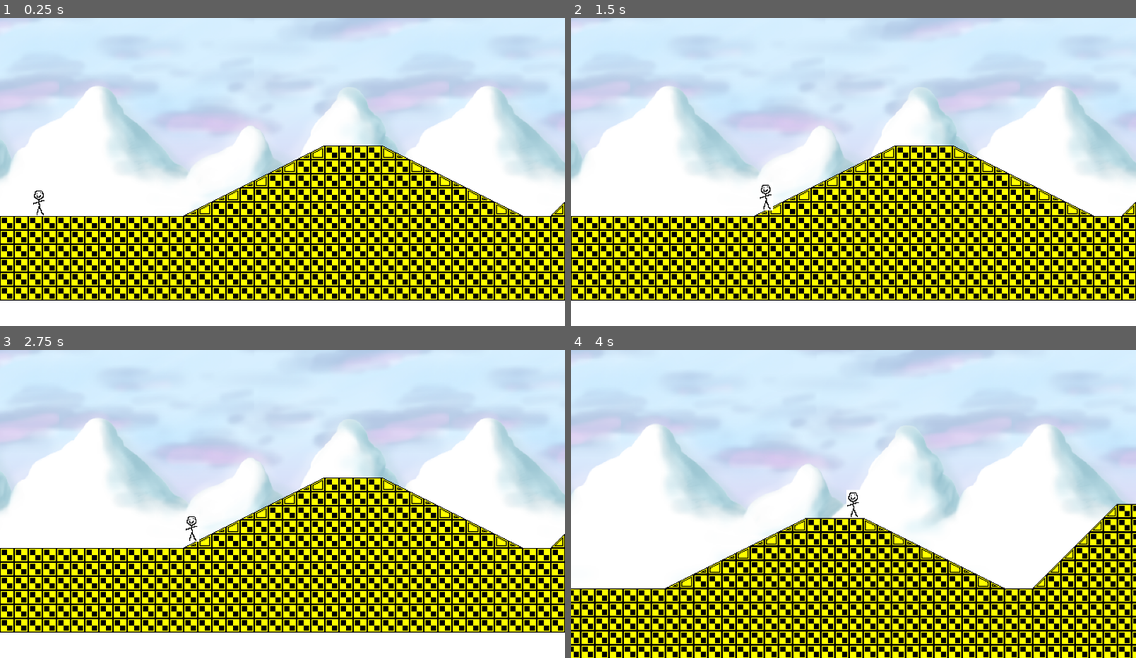
Above: before the commit, frames 1-4 (two rows, left to right).
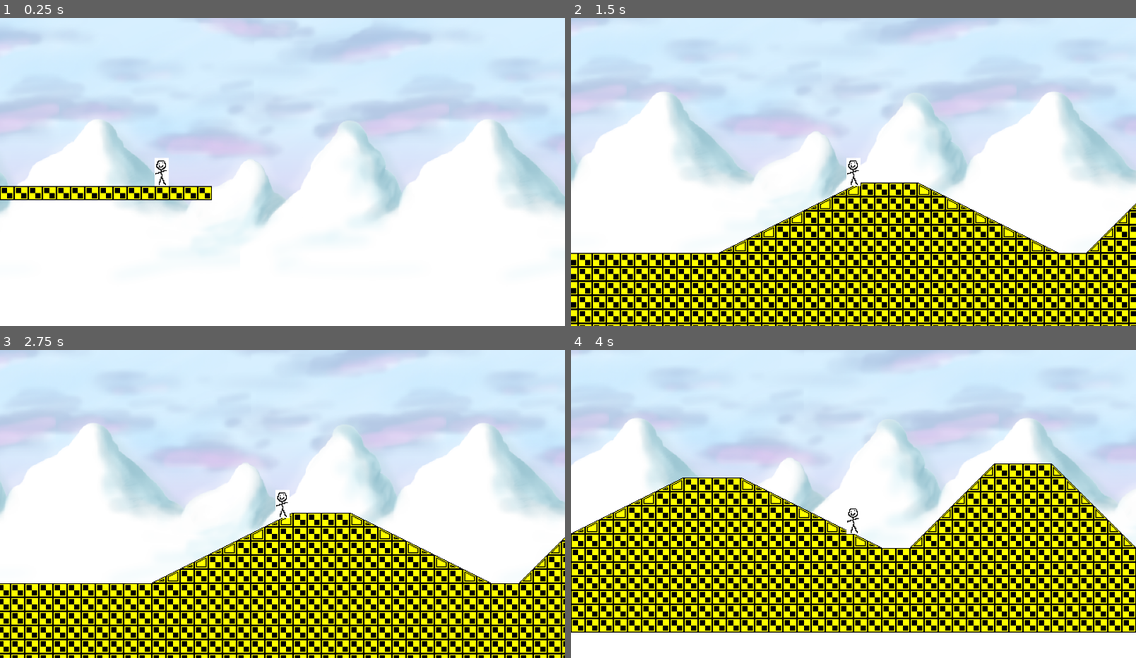
Above: after the commit, the same moments.

Repository: Alzter/RetroTux
Game: Godot game, scene res://Scenes/TestLevel.tscn
The game is run twice, just before and just after one commit, with the same random seed, the same clock (stepped at 60 frames per second) and the same inputs.
Inputs:
- Up to frame 1 (0.25 s): no input
- Up to frame 2 (1.5 s): tap Enter at 0.5 s; hold Right (move_right) from 0.53 s (still down)
- Up to frame 3 (2.75 s): release Right (move_right) at 2.03 s; hold Left (move_left) from 2.03 s (still down)
- Up to frame 4 (4 s): release Left (move_left) at 2.78 s; hold Right (move_right) from 2.78 s (still down)

The runs differ from the first frame. In frame 1, 54% of the frame differs, in the area x 0-100%, y 0-92%; in frame 2, 37%; in frame 3, 38%; in frame 4, 53%.

Commit message:
SLOPES WORK!!!!!!!!!!!!!!!!!!!!!!!!!! my life is complete

Diff:
--- a/src/Scenes/Players/Player.gd
+++ b/src/Scenes/Players/Player.gd
@@ -9,7 +9,7 @@
 func _physics_process(delta):
 	move_inputs()
 	velocity.y += GRAVITY * delta * 60
-	velocity = move_and_slide_with_snap(velocity, Vector2(0, -1), Vector2(0, 32))
+	velocity = move_and_slide_with_snap(velocity, Vector2(0, 32), Vector2(0, -1))
 
 func move_inputs():
 	velocity.x *= FRICTION
--- a/src/Scenes/TestLevel.tscn
+++ b/src/Scenes/TestLevel.tscn
@@ -203,10 +203,10 @@
 tile_set = SubResource( 3 )
 cell_size = Vector2( 16, 16 )
 format = 1
-tile_data = PoolIntArray( -393172, 2, 0, -393171, 0, 0, -393170, 0, …(6681 unchanged characters)…
+tile_data = PoolIntArray( -1179648, 0, 0, -1179647, 0, 0, -1179646, 0, 0, -1179645, 0, 0, -1179644, 0, 0, -1179643, 0, 0, -1179642, 0, 0, -1179641, 0, 0, -1179640, 0, 0, -1179639, 0, 0, -1179638, 0, 0, -1179637, 0, 0, -1179636, 0, 0, -1179635, 0, 0, -1179634, 0, 0, -393172, 2, 0, -393171, 0, 0, -393170, 0, …(6681 unchanged characters)…
 
 [node name="Player" parent="." instance=ExtResource( 2 )]
-position = Vector2( 44.3209, -45.5753 )
+position = Vector2( 183.155, -302.616 )
 
 [node name="Camera2D" parent="." instance=ExtResource( 3 )]
 limit_left = 0
